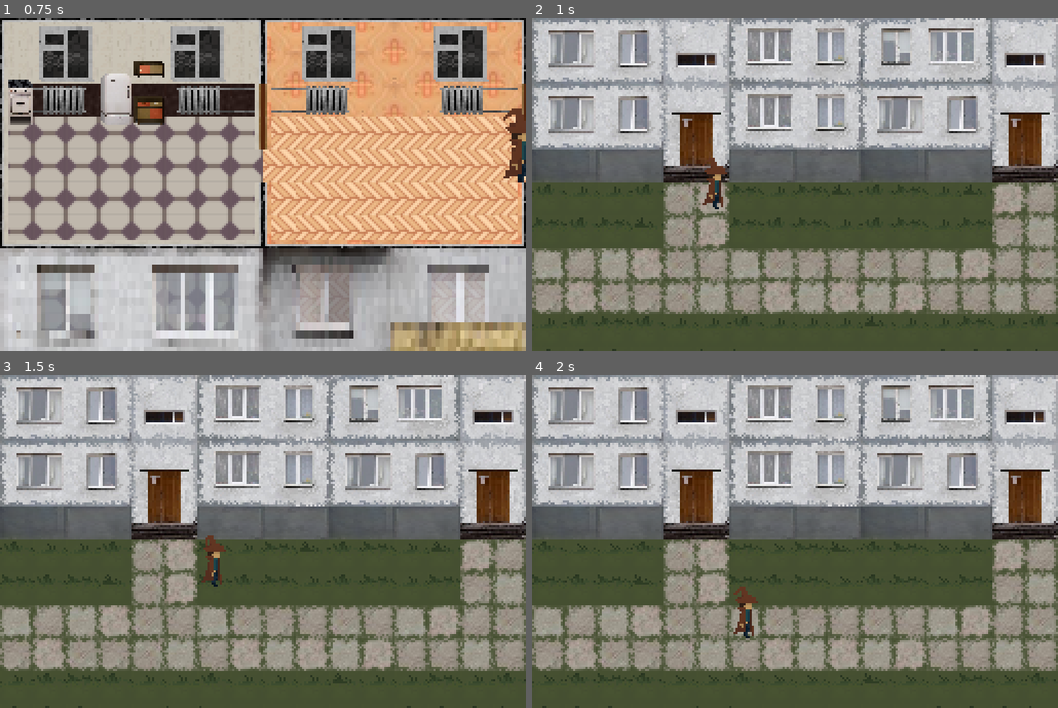
Above: before the commit, frames 1-4 (two rows, left to right).
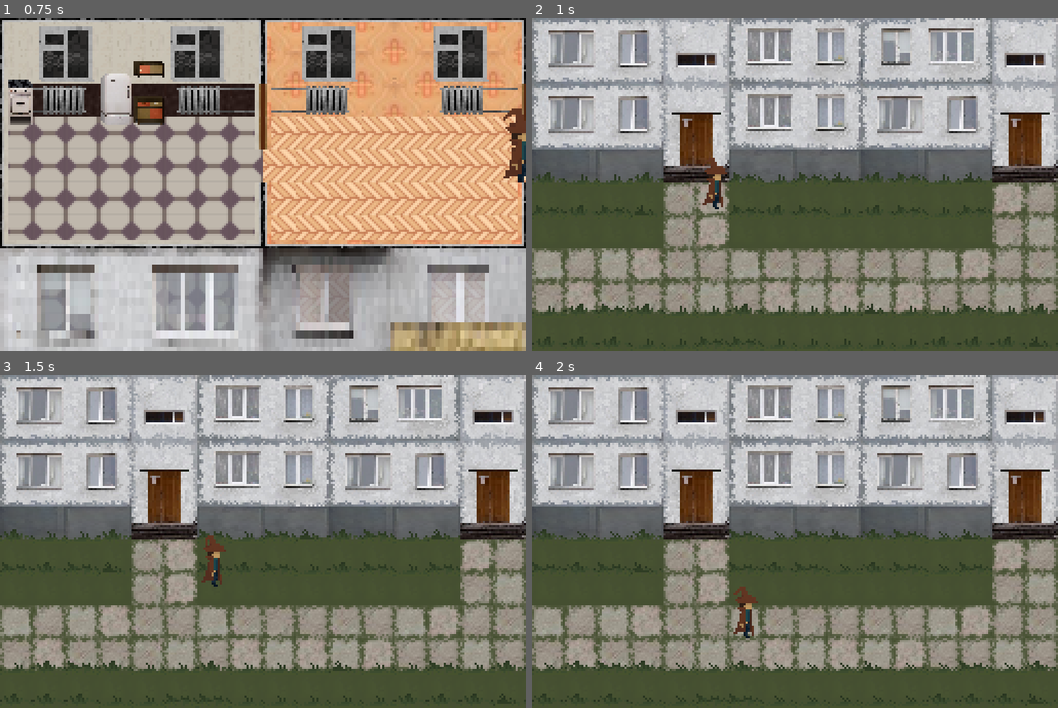
Above: after the commit, the same moments.

Repository: vydramain/Solidmaid
Game: Godot game, scene res://resources/levels/main/Main.tscn
Two runs of this game, one before a commit and one after it. Both use one fixed random seed, a clock stepped at 60 frames per second and the inputs below. The engine's default icon, where the game draws it, is replaced by a stand-in: a white triangle on a blue panel in a dark square.
Inputs (mouse positions are in pixels of both pictures, inside the frame that each line leads up to):
- Up to frame 1 (0.75 s): move the mouse to (378, 167) at 0.52 s; press the mouse at (378, 167) at 0.53 s; hold D (move_right) from 0.53 s (still down)
- Up to frame 2 (1 s): keep holding D (move_right)
- Up to frame 3 (1.5 s): move the mouse to (157, 558) at 1.27 s; release D (move_right) at 1.28 s; release the mouse at (157, 558) at 1.28 s; hold S (move_down) from 1.28 s (still down); click (157, 558) at 1.35 s
- Up to frame 4 (2 s): keep holding S (move_down)

Frame 1 is identical in both runs. In frame 2, 2.6% of the frame differs, in the area x 0-100%, y 46-100%; in frame 3, 2.6%; in frame 4, 2.6%.

Commit message:
2025-09-13 Implemented fence:

Diff:
--- a/resources/entity/environment/fence/Fence.tscn
+++ b/resources/entity/environment/fence/Fence.tscn
@@ -7,6 +7,8 @@
 size = Vector2(32, 33)
 
 [node name="Fence" instance=ExtResource("1_dgne5")]
+collision_layer = 1
+collision_mask = 1
 
 [node name="Sprite2D" parent="." index="0"]
 position = Vector2(16, 18)
--- a/resources/entity/environment/grass/Grass.gd
+++ b/resources/entity/environment/grass/Grass.gd
@@ -33,17 +33,16 @@
 	setup_sprite_and_animation()
 
 	is_initialized = true
-	print("Grass scene initialized successfully at position: ", position)
+	# Only log successful initialization once per instance
+	Logger.debug(self, "Grass scene initialized at position: " + str(position))
 
 func validate_scene_structure() -> bool:
 	if sprite == null:
-		push_error("Sprite2D node not found! Make sure it's a child of this node.")
-		print("Available children: ", get_children())
+		Logger.error(self, "Sprite2D node not found! Available children: " + str(get_children()))
 		return false
 
 	if animation_player == null:
-		push_error("AnimationPlayer node not found! Make sure it's a child of this node.")
-		print("Available children: ", get_children())
+		Logger.error(self, "AnimationPlayer node not found! Available children: " + str(get_children()))
 		return false
 
 	return true
@@ -57,11 +56,13 @@
 	]
 
 	sprite_textures.clear()
+	var failed_count = 0
 
 	for i in range(texture_paths.size()):
 		var texture = load(texture_paths[i])
 		if texture == null:
-			push_error("Could not load texture at: " + texture_paths[i])
+			failed_count += 1
+			Logger.warning(self, "Could not load texture: " + texture_paths[i])
 			# Create a simple colored texture as fallback
 			var fallback_texture = ImageTexture.new()
 			var image = Image.create(32, 32, false, Image.FORMAT_RGB8)
@@ -70,7 +71,12 @@
 			sprite_textures.append(fallback_texture)
 		else:
 			sprite_textures.append(texture)
-			print("Successfully loaded: " + texture_paths[i])
+
+	# Only log summary instead of each successful load
+	if failed_count > 0:
+		Logger.warning(self, "Loaded textures with " + str(failed_count) + " failures (using fallbacks)")
+	else:
+		Logger.debug(self, "All " + str(texture_paths.size()) + " textures loaded successfully")
 
 func setup_animation_names():
 	animation_names = [
@@ -87,35 +93,38 @@
 	# Set the sprite texture
 	if sprite_type < sprite_textures.size() and sprite_textures[sprite_type] != null:
 		sprite.texture = sprite_textures[sprite_type]
-		print("Set texture for sprite type: ", sprite_type)
+		# Only log texture changes in debug mode, not every setup
+		Logger.debug(self, "Set texture for sprite type: " + str(sprite_type))
 	else:
-		push_error("Invalid sprite_type or texture not loaded: " + str(sprite_type))
+		Logger.error(self, "Invalid sprite_type or texture not loaded: " + str(sprite_type))
+		return
 
 	# Play the corresponding animation if AnimationPlayer exists and has the animation
 	if animation_player != null and sprite_type < animation_names.size():
 		var anim_name = animation_names[sprite_type]
 		if animation_player.has_animation(anim_name):
 			animation_player.play(anim_name)
-			print("Playing animation: ", anim_name)
+			Logger.debug(self, "Playing animation: " + anim_name)
 		else:
-			push_warning("Animation not found: " + anim_name + ". Create this animation in the AnimationPlayer.")
+			Logger.warning(self, "Animation not found: " + anim_name + ". Create this animation in the AnimationPlayer.")
 	else:
-		push_error("Invalid sprite_type for animation: " + str(sprite_type))
+		Logger.error(self, "Invalid sprite_type for animation: " + str(sprite_type))
 
 # Function to change sprite type at runtime - works both before and after initialization
 func set_sprite_type(new_type: int):
 	if new_type >= 0 and new_type <= 3:
-		sprite_type = new_type
-		print("Setting sprite type to: ", new_type)
+		# Only log if the type is actually changing
+		if sprite_type != new_type:
+			Logger.debug(self, "Changing sprite type from " + str(sprite_type) + " to " + str(new_type))
+			sprite_type = new_type
 
-		# If already initialized, update immediately
-		if is_initialized and sprite != null:
-			setup_sprite_and_animation()
-		# If not initialized yet, it will use the sprite_type when _ready() is called
+			# If already initialized, update immediately
+			if is_initialized and sprite != null:
+				setup_sprite_and_animation()
 	else:
-		push_error("Invalid sprite type: " + str(new_type) + ". Must be 0-3.")
+		Logger.error(self, "Invalid sprite type: " + str(new_type) + ". Must be 0-3.")
 
 # Optional: Function to initialize with specific type (can be called before adding to scene)
 func initialize_with_type(type: int):
+	# Silently clamp values - not critical enough to log
 	sprite_type = clamp(type, 0, 3)
-	print("Pre-initialized with sprite type: ", sprite_type)
--- a/resources/entity/environment/grass/Grass.tscn
+++ b/resources/entity/environment/grass/Grass.tscn
@@ -29,7 +29,7 @@
 script = ExtResource("1_t6dn5")
 
 [node name="Sprite2D" type="Sprite2D" parent="."]
-position = Vector2(8, 4)
+position = Vector2(8, -2)
 texture = ExtResource("2_atv4w")
 hframes = 8
 
--- a/resources/levels/outside/level_scripts/Outside_Background_Drawer.gd
+++ /dev/null
@@ -1,45 +0,0 @@
-extends Node
-class_name Outside_Background_Drawer
-
-@onready var upper_drawer = Outside_Upper_Chunk_Drawer.new()
-@onready var lower_drawer = Outside_Lower_Chunk_Drawer.new()
-
-func _ready() -> void:
-	add_child(upper_drawer)
-	add_child(lower_drawer)
-	Logger.log(self, "Outside_Background_Drawer initialized. Upper and lower drawers added to scene tree.")
-
-
-func draw_chunk(current_chunk_index: int) -> void:
-	Logger.log(self, "[Chunk Drawing] Starting chunk generation for index: %d" % current_chunk_index)
-
-	# Select upper chunk type
-	var upper_chunk_values = Outside_Constants.UPPER_CHUNK.values()
-	var upper_chunk_type = upper_chunk_values[randi() % upper_chunk_values.size()]
-
-	# Adjust type if needed
-	if upper_chunk_type in [Outside_Constants.UPPER_CHUNK.PARK, Outside_Constants.UPPER_CHUNK.FACTORY]:
-		Logger.log(self, "[Upper Chunk] %s is not allowed. Switching to CROSS_START." % str(upper_chunk_type))
-		upper_chunk_type = Outside_Constants.UPPER_CHUNK.CROSS_START
-
-	Logger.log(self, "[Upper Chunk] Selected type: %s" % str(upper_chunk_type))
-
-	# Select lower chunk type
-	var lower_chunk_values = Outside_Constants.LOWER_CHUNK.values()
-	var lower_chunk_type = lower_chunk_values[randi() % lower_chunk_values.size()]
-
-	# Adjust type if needed
-	if lower_chunk_type == Outside_Constants.LOWER_CHUNK.PARK:
-		Logger.log(self, "[Lower Chunk] PARK is not allowed. Switching to CROSS_START.")
-		lower_chunk_type = Outside_Constants.LOWER_CHUNK.CROSS_START
-
-	Logger.log(self, "[Lower Chunk] Selected type: %s" % str(lower_chunk_type))
-
-	# Draw chunks
-	Logger.log(self, "[Drawing] Rendering upper chunk at index %d" % current_chunk_index)
-	upper_drawer.draw_upper_chunk(upper_chunk_type, current_chunk_index, 0)
-
-	Logger.log(self, "[Drawing] Rendering lower chunk at index %d" % current_chunk_index)
-	lower_drawer.draw_lower_chunk(lower_chunk_type, current_chunk_index, 0)
-
-	Logger.log(self, "[Chunk Drawing] Completed chunk generation for index: %d" % current_chunk_index)
--- a/resources/levels/outside/level_scripts/Outside_Lower_Envitonment_Drawer.gd
+++ b/resources/levels/outside/level_scripts/Outside_Lower_Envitonment_Drawer.gd
@@ -37,9 +37,11 @@
 
 	match current_chunk_type:
 		Outside_Constants.LOWER_CHUNK.GRASS:
-			_fill_grass_environment_layer_2(start_x, start_y, layer_index, background_context, decorations_context, env1_context)
+			# _fill_grass_environment_layer_2(start_x, start_y, layer_index, background_context, decorations_context, env1_context)
+			pass
 		Outside_Constants.LOWER_CHUNK.PARK:
-			_fill_park_environment_layer_2(start_x, start_y, layer_index, background_context, decorations_context, env1_context)
+			# _fill_park_environment_layer_2(start_x, start_y, layer_index, background_context, decorations_context, env1_context)
+			pass
 		Outside_Constants.LOWER_CHUNK.ROAD, Outside_Constants.LOWER_CHUNK.CROSS_START, Outside_Constants.LOWER_CHUNK.CROSS_END:
 			# No tree placement for road chunks
 			Logger.log(self, "[ENVIRONMENT_L2] Skipping tree placement for road/cross chunk type: " + str(current_chunk_type))
--- a/resources/levels/outside/level_scripts/Outside_Upper_Environment_Drawer.gd
+++ b/resources/levels/outside/level_scripts/Outside_Upper_Environment_Drawer.gd
@@ -18,9 +18,7 @@
 	var start_x = current_chunk_index * Outside_Constants.CHUNK_TILE_WIDTH  # Horizontal offset by index
 
 	match current_chunk_type:
-		Outside_Constants.UPPER_CHUNK.CROSS_START, Outside_Constants.UPPER_CHUNK.CROSS_END:
-			_fill_cross_environment_layer_1(start_x, start_y, layer_index, background_context, decorations_context)
-		Outside_Constants.UPPER_CHUNK.LIGTH_BUILDING, Outside_Constants.UPPER_CHUNK.BLUE_BUILDING, Outside_Constants.UPPER_CHUNK.PARK, Outside_Constants.UPPER_CHUNK.FACTORY:
+		Outside_Constants.UPPER_CHUNK.CROSS_START, Outside_Constants.UPPER_CHUNK.CROSS_END, Outside_Constants.UPPER_CHUNK.LIGTH_BUILDING, Outside_Constants.UPPER_CHUNK.BLUE_BUILDING, Outside_Constants.UPPER_CHUNK.PARK, Outside_Constants.UPPER_CHUNK.FACTORY:
 			# No grass placement for road chunks
 			Logger.log(self, "[ENVIRONMENT_L1] Skipping placement for buildings/park/factory chunk type: " + str(current_chunk_type))
 		_:
@@ -33,15 +31,65 @@
 	var start_x = current_chunk_index * Outside_Constants.CHUNK_TILE_WIDTH  # Horizontal offset by index
 
 	match current_chunk_type:
-		Outside_Constants.UPPER_CHUNK.LIGTH_BUILDING, Outside_Constants.UPPER_CHUNK.BLUE_BUILDING, Outside_Constants.UPPER_CHUNK.PARK, Outside_Constants.UPPER_CHUNK.FACTORY, Outside_Constants.UPPER_CHUNK.CROSS_START, Outside_Constants.UPPER_CHUNK.CROSS_END:
+		Outside_Constants.UPPER_CHUNK.CROSS_START, Outside_Constants.UPPER_CHUNK.CROSS_END:
+			_fill_cross_environment_layer_2(start_x, start_y, layer_index, background_context, decorations_context)
+		Outside_Constants.UPPER_CHUNK.LIGTH_BUILDING, Outside_Constants.UPPER_CHUNK.BLUE_BUILDING, Outside_Constants.UPPER_CHUNK.PARK, Outside_Constants.UPPER_CHUNK.FACTORY:
 			# No tree placement for road chunks
 			Logger.log(self, "[ENVIRONMENT_L2] Skipping placement for buildings/park/factory/cross chunk type: " + str(current_chunk_type))
 		_:
 			Logger.log(self, "[ENVIRONMENT_L2] Unsupported chunk type for environment layer 2: " + str(current_chunk_type))
 
-func _fill_cross_environment_layer_1(start_x: int, start_y: int, layer_index: int, background_context: Array, decorations_context: Array) -> void:
-	Logger.log(self, "[CROSS_ENV_L1] Placing cross entities | Start position: (" + str(start_x) + ", " + str(start_y) + ")")
+func _is_tile_covered_by_decoration(x: int, y: int, decorations_context: Array) -> bool:
+	"""Check if a tile position is covered by decoration tiles"""
+	if x >= 0 and x < decorations_context.size():
+		if y >= 0 and y < decorations_context[x].size():
+			return decorations_context[x][y] != null
+	return false
 
-	for row in range(Outside_Constants.LOWER_CHUNK_TILE_HEIGHT, Outside_Constants.CHUNK_TILE_HEIGHT):
-		for col in range(0, Outside_Constants.CHUNK_TILE_WIDTH):
-			pass
+func _can_place_entity_at(tile_x: int, tile_y: int, tile_width: int, tile_height: int, decorations_context: Array, env1_context: Array = []) -> bool:
+	"""Check if entity can be placed at given position (no decorations or existing environment objects)"""
+
+	# Check all tiles that the entity would occupy
+	for y_offset in range(tile_height):
+		for x_offset in range(tile_width):
+			var check_x = tile_x + x_offset
+			var check_y = tile_y + y_offset
+
+			# Check for decorations
+			if _is_tile_covered_by_decoration(check_x, check_y, decorations_context):
+				return false
+
+			# Check for existing environment layer 1 objects (only when placing layer 2)
+			if env1_context.size() > 0:
+				if check_x >= 0 and check_x < env1_context.size():
+					if check_y >= 0 and check_y < env1_context[check_x].size():
+						if env1_context[check_x][check_y] != null:
+							return false
+
+	return true
+
+func _set_entity_in_layer_data(x: int, y: int, layer_index: int, scene: PackedScene, world_position: Vector2) -> void:
+	"""Helper function to safely set entity data in the layer array"""
+	if layer_index >= 0 and layer_index < layer_data.size():
+		if x >= 0 and x < layer_data[layer_index].size():
+			if y >= 0 and y < layer_data[layer_index][x].size():
+				layer_data[layer_index][x][y] = {
+					"scene": scene,
+					"position": world_position,
+				}
+
+func _fill_cross_environment_layer_2(start_x: int, start_y: int, layer_index: int, background_context: Array, decorations_context: Array) -> void:
+	Logger.log(self, "[FENCE_ENV_L2] Placing fence entities | Start position: (" + str(start_x) + ", " + str(start_y) + ")")
+
+	for row in range(3, Outside_Constants.UPPER_CHUNK_TILE_HEIGHT - 1):
+		for col in range(0, Outside_Constants.CHUNK_TILE_WIDTH, 2):
+			var tile_x = start_x + col
+			var tile_y = start_y + row
+
+			# Check if we can place grass here (no decorations)
+			if _can_place_entity_at(tile_x, tile_y, 1, 1, decorations_context):
+				var world_position = Vector2(tile_x * Outside_Constants.TILE_SIZE, tile_y * Outside_Constants.TILE_SIZE)
+				_set_entity_in_layer_data(tile_x, tile_y, layer_index,  FenceScene, world_position)
+
+
+	Logger.log(self, "[FENCE_ENV_L2] Fence placement complete")
--- a/resources/levels/outside/map_layer/Outside_Map_Layer.gd
+++ b/resources/levels/outside/map_layer/Outside_Map_Layer.gd
@@ -15,10 +15,11 @@
 @onready var environment_layer_2_scene: Node = $EnvironmentLayer_2
 
 # Preload scripts for chunk drawing and entity spawning
-@onready var upper_background_drawer = Outside_Upper_Background_Drawer.new()
 @onready var lower_background_drawer = Outside_Lower_Background_Drawer.new()
 @onready var lower_decorations_drawer = Outside_Lower_Decorations_Drawer.new()
 @onready var lower_environment_drawer = Outside_Lower_Environment_Drawer.new()
+@onready var upper_background_drawer = Outside_Upper_Background_Drawer.new()
+@onready var upper_environment_drawer = Outside_Upper_Environment_Drawer.new()
 
 # Three-dimensional array: [layer][x][y]
  #layer: 0=background, 1=decorations, 2=environment_1, 3=environment_2
@@ -32,16 +33,13 @@
 
 	# Add child nodes
 	add_child(upper_background_drawer)
-	Logger.log(self, "[ChunkManager] Upper chunk drawer added as child")
+	add_child(upper_environment_drawer)
+	Logger.log(self, "[ChunkManager] Upper chunk drawers added as child")
 
 	add_child(lower_background_drawer)
-	Logger.log(self, "[ChunkManager] Lower chunk drawer added as child")
-
 	add_child(lower_decorations_drawer)
-	Logger.log(self, "[ChunkManager] Lower decorations drawer added as child")
-
 	add_child(lower_environment_drawer)
-	Logger.log(self, "[ChunkManager] Lower environment drawer added as child")
+	Logger.log(self, "[ChunkManager] Lower chunk drawers added as child")
 
 	# Assign references to chunk drawers
 	_assign_drawer_references()
@@ -73,17 +71,20 @@
 	Logger.log(self, "[ChunkManager] Layer data initialized: %d layers, %dx%d size" % [4, total_width, total_height])
 
 func _assign_drawer_references() -> void:
-	upper_background_drawer.layer_data = layer_data
 	lower_background_drawer.layer_data = layer_data
 	lower_decorations_drawer.layer_data = layer_data
 	lower_environment_drawer.layer_data = layer_data
+	upper_background_drawer.layer_data = layer_data
+	upper_environment_drawer.layer_data = layer_data
 
 	# Assign scene references for final application
-	upper_background_drawer.background_scene = background_scene
 	lower_background_drawer.background_scene = background_scene
 	lower_decorations_drawer.decorations_scene = decorations_scene
 	lower_environment_drawer.environment_layer_1 = environment_layer_1_scene
 	lower_environment_drawer.environment_layer_2 = environment_layer_2_scene
+	upper_background_drawer.background_scene = background_scene
+	upper_environment_drawer.environment_layer_1 = environment_layer_1_scene
+	upper_environment_drawer.environment_layer_2 = environment_layer_2_scene
 
 	Logger.log(self, "[ChunkManager] References assigned to all drawers")
 
@@ -124,11 +125,13 @@
 	var background_context = layer_data[LAYER.BACKGROUND]
 	var decorations_context = layer_data[LAYER.DECORATIONS]
 	lower_environment_drawer.draw_lower_environment_layer_1_to_layer_data(lower_chunk_type, chunk_index, LAYER.ENVIRONMENT_1, background_context, decorations_context)
+	upper_environment_drawer.draw_upper_environment_layer_1_to_layer_data(upper_chunk_type, chunk_index, LAYER.ENVIRONMENT_1, background_context, decorations_context)
 
 	# Layer 3: Environment Layer 2 (based on all previous layers)
 	Logger.log(self, "[ChunkManager] Drawing environment layer 2 for chunk %d" % chunk_index)
 	var env1_context = layer_data[LAYER.ENVIRONMENT_1]
 	lower_environment_drawer.draw_lower_environment_layer_2_to_layer_data(lower_chunk_type, chunk_index, LAYER.ENVIRONMENT_2, background_context, decorations_context, env1_context)
+	upper_environment_drawer.draw_upper_environment_layer_2_to_layer_data(upper_chunk_type, chunk_index, LAYER.ENVIRONMENT_2, background_context, decorations_context, env1_context)
 
 func _apply_layer_data_to_scenes() -> void:
 	Logger.log(self, "[ChunkManager] Converting layer data to scene nodes")
--- a/resources/levels/outside/map_layer/Outside_Map_Layer.tscn
+++ b/resources/levels/outside/map_layer/Outside_Map_Layer.tscn
@@ -18,6 +18,7 @@
 motion_mirroring = Vector2(256, 0)
 
 [node name="Sprite2DParalaxLayer_1" type="Sprite2D" parent="ParallaxBackground/ParallaxLayer"]
+position = Vector2(0, -8)
 scale = Vector2(2, 1)
 texture = ExtResource("2_w4j8t")
 offset = Vector2(64, 32)
@@ -27,6 +28,7 @@
 motion_mirroring = Vector2(256, 0)
 
 [node name="Sprite2DParalaxLayer_2" type="Sprite2D" parent="ParallaxBackground/ParallaxLayer2"]
+position = Vector2(0, -8)
 scale = Vector2(2, 1)
 texture = ExtResource("3_rqdqt")
 offset = Vector2(64, 32)
@@ -36,6 +38,7 @@
 motion_mirroring = Vector2(256, 0)
 
 [node name="Sprite2DParalaxLayer_3" type="Sprite2D" parent="ParallaxBackground/ParallaxLayer3"]
+position = Vector2(0, -8)
 scale = Vector2(2, 1)
 texture = ExtResource("4_7184l")
 offset = Vector2(64, 32)
--- a/scripts/utils/Logger.gd
+++ b/scripts/utils/Logger.gd
@@ -1,10 +1,157 @@
 extends Node
 class_name Logger
 
-static func log(caller: Object, msg: String) -> void:
+enum LogLevel {
+	DEBUG,
+	INFO,
+	WARNING,
+	ERROR
+}
+
+# Rate limiting settings
+static var max_logs_per_second: int = 60
+static var max_duplicate_logs: int = 3
+static var log_count: int = 0
+static var last_second: int = 0
+static var duplicate_tracker: Dictionary = {}
+static var current_log_level: LogLevel = LogLevel.DEBUG
+
+# Color formatting for different log levels
+static var log_colors: Dictionary = {
+	LogLevel.DEBUG: "white",
+	LogLevel.INFO: "cyan",
+	LogLevel.WARNING: "yellow",
+	LogLevel.ERROR: "red"
+}
+
+static var log_prefixes: Dictionary = {
+	LogLevel.DEBUG: "[DEBUG]",
+	LogLevel.INFO: "[INFO]",
+	LogLevel.WARNING: "[WARN]",
+	LogLevel.ERROR: "[ERROR]"
+}
+
+# Main logging function with rate limiting
+static func log(caller: Object, msg: String, level: LogLevel = LogLevel.INFO) -> void:
+	# Skip logs below current level
+	if level < current_log_level:
+		return
+
+	# Rate limiting check
+	if not _should_log():
+		return
+
+	# Duplicate detection
+	var log_key = _get_caller_key(caller) + msg
+	if _is_duplicate_spam(log_key):
+		return
+
+	var formatted_message = _format_message(caller, msg, level)
+
+	# Use print_rich for colored output in Godot 4
+	if level >= LogLevel.WARNING:
+		print_rich("[color=%s]%s[/color]" % [log_colors[level], formatted_message])
+	else:
+		print(formatted_message)
+
+# Convenience methods for different log levels - FIXED
+static func debug(caller: Object, msg: String) -> void:
+	Logger.log(caller, msg, LogLevel.DEBUG)
+
+static func info(caller: Object, msg: String) -> void:
+	Logger.log(caller, msg, LogLevel.INFO)
+
+static func warning(caller: Object, msg: String) -> void:
+	Logger.log(caller, msg, LogLevel.WARNING)
+
+static func error(caller: Object, msg: String) -> void:
+	Logger.log(caller, msg, LogLevel.ERROR)
+
+# Set minimum log level (useful for release builds)
+static func set_log_level(level: LogLevel) -> void:
+	current_log_level = level
+
+# Rate limiting logic
+static func _should_log() -> bool:
+	var current_second = Time.get_unix_time_from_system() as int
+
+	# Reset counter every second
+	if current_second != last_second:
+		log_count = 0
+		last_second = current_second
+		# Clean old duplicate entries every 10 seconds
+		if current_second % 10 == 0:
+			_clean_duplicate_tracker()
+
+	# Check if we've hit the rate limit
+	if log_count >= max_logs_per_second:
+		# Print overflow warning once per second
+		if log_count == max_logs_per_second:
+			print_rich("[color=red][LOGGER] Rate limit exceeded (%d logs/sec). Suppressing further logs this second.[/color]" % max_logs_per_second)
+		log_count += 1
+		return false
+
+	log_count += 1
+	return true
+
+# Check for duplicate spam
+static func _is_duplicate_spam(log_key: String) -> bool:
+	var current_time = Time.get_unix_time_from_system() as int
+
+	if not duplicate_tracker.has(log_key):
+		duplicate_tracker[log_key] = {"count": 1, "last_time": current_time}
+		return false
+
+	var entry = duplicate_tracker[log_key]
+
+	# Reset count if it's been more than 5 seconds
+	if current_time - entry.last_time > 5:
+		entry.count = 1
+		entry.last_time = current_time
+		return false
+
+	entry.count += 1
+	entry.last_time = current_time
+
+	# Allow first few duplicates, then start suppressing
+	if entry.count > max_duplicate_logs:
+		if entry.count == max_duplicate_logs + 1:
+			print_rich("[color=orange][LOGGER] Suppressing duplicate log: %s[/color]" % log_key.substr(0, 50))
+		return true
+
+	return false
+
+# Clean old entries from duplicate tracker
+static func _clean_duplicate_tracker() -> void:
+	var current_time = Time.get_unix_time_from_system() as int
+	var keys_to_remove = []
+
+	for key in duplicate_tracker.keys():
+		if current_time - duplicate_tracker[key].last_time > 30:
+			keys_to_remove.append(key)
+
+	for key in keys_to_remove:
+		duplicate_tracker.erase(key)
+
+# Generate a unique key for the caller
+static func _get_caller_key(caller: Object) -> String:
 	if not caller:
-		print("[NO_CALLER] %s" % msg)
-		return
+		return "[NO_CALLER]"
+
+	if caller.has_method("get_path"):
+		return str(caller.get_path())
+	elif caller.has_method("get_script") and caller.get_script():
+		var script_name = caller.get_script().get_global_name()
+		if script_name.is_empty():
+			script_name = str(caller.get_class())
+		return script_name
+	else:
+		return str(caller.get_class())
+
+# Format the complete log message
+static func _format_message(caller: Object, msg: String, level: LogLevel) -> String:
+	if not caller:
+		return "%s [NO_CALLER] %s" % [log_prefixes[level], msg]
 
 	var scene_name = "NO_CURRENT_SCENE"
 	var place = "NO_PATH"
@@ -21,8 +168,22 @@
 		if place.is_empty():
 			place = str(caller.get_class())
 
-	print("[{scene} | {place}] {msg}".format({
+	return "%s [{scene} | {place}] {msg}".format({
 		"scene": scene_name,
 		"place": place,
 		"msg": msg
-	}))
+	}) % log_prefixes[level]
+
+# Utility function to log with automatic caller detection (GDScript 4+ only)
+static func auto_log(msg: String, level: LogLevel = LogLevel.INFO) -> void:
+	var stack = get_stack()
+	var caller_info = "UNKNOWN"
+	if stack.size() > 1:
+		caller_info = "%s:%d" % [stack[1].source, stack[1].line]
+
+	var formatted_msg = "%s [AUTO:%s] %s" % [log_prefixes[level], caller_info, msg]
+
+	if level >= LogLevel.WARNING:
+		print_rich("[color=%s]%s[/color]" % [log_colors[level], formatted_msg])
+	else:
+		print(formatted_msg)
Not shown, removed: resources/levels/outside/level_scripts/Outside_Background_Drawer.gd.uid
